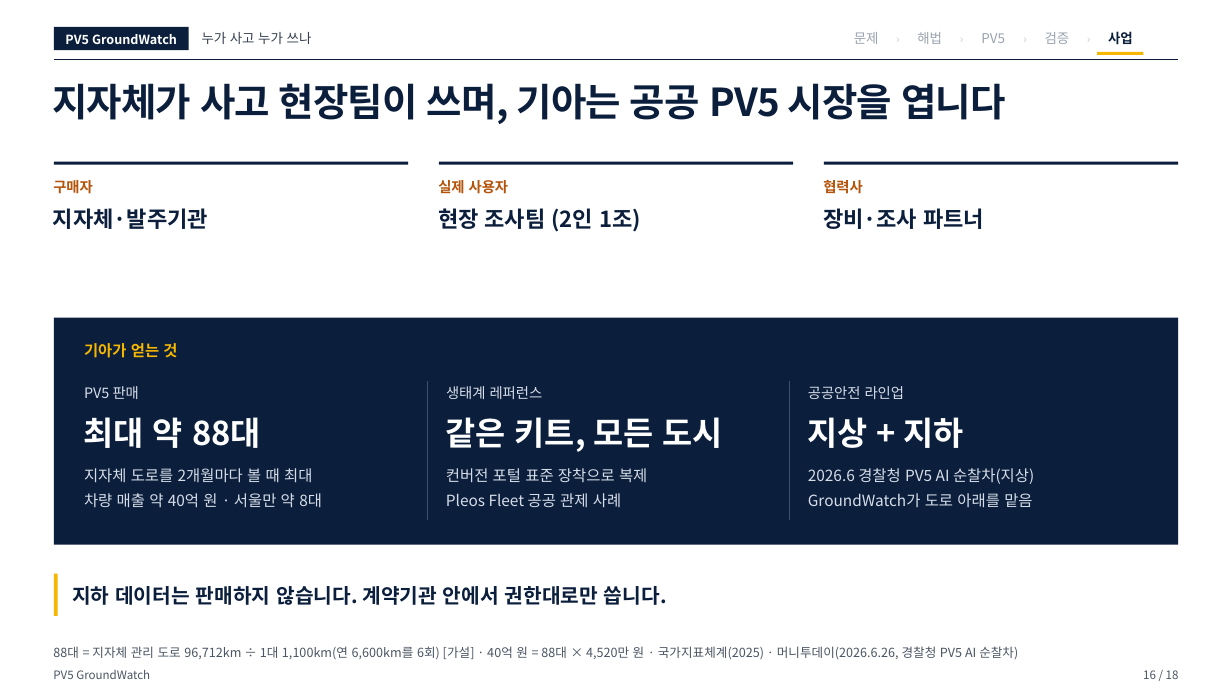
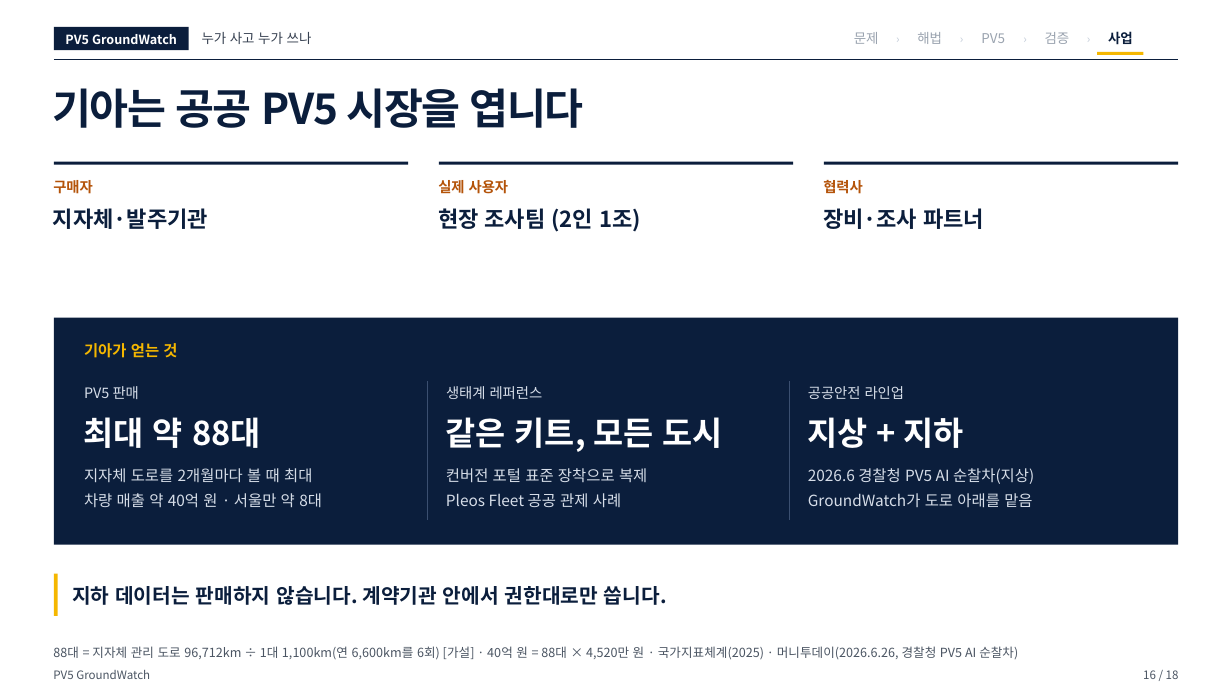
Before and after one commit to woojin-choe/pv5-hose-lab, a slide deck: slide 16 of ppt_all/PV5_GroundWatch_10_25.pptx. Drawn at 1232x693 pixels with LibreOffice and Linux fonts; fonts in the diff are those of the drawing. Boxes give left, top, right and bottom in pixels: in the first picture for what was removed or moved away, otherwise in the second. Text is boxed around its words. In the diff, an @@ line names an element or a change of style, - is before the commit and + after.

```diff
--- a/ppt_all/PV5_GroundWatch_10_25.pptx
+++ b/ppt_all/PV5_GroundWatch_10_25.pptx
@@ text at (52,88,584,128): text changed; size 30 to 33 pt @@
-지자체가 사고 현장팀이 쓰며, 기아는 공공 PV5 시장을 엽니다
+기아는 공공 PV5 시장을 엽니다
```
Also in this commit, not shown: 11 other slides changed, 17 other files.
